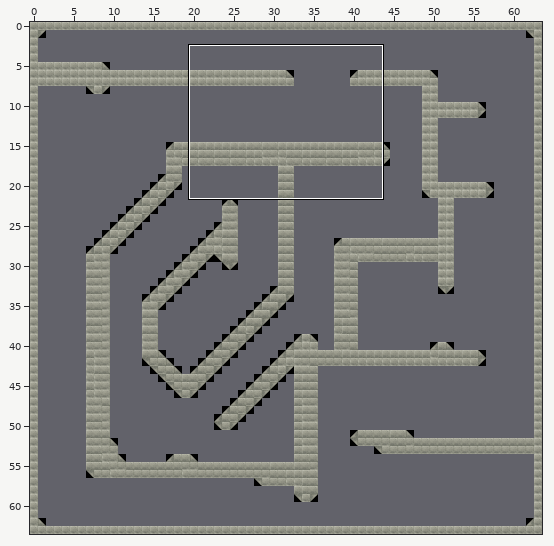
One commit to this Tiled map: GravityPoC/level1.tmx. Above: a wide view before the commit, with the close-up outlined.
Close-up. Old version:
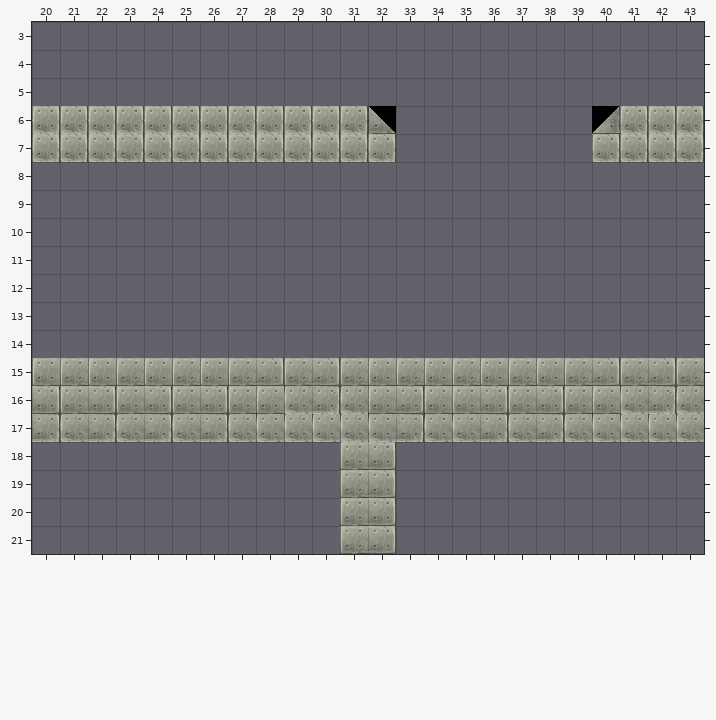
Cells are 32x32 px. Shown: x 20..43, y 3..21. The commit also changed other parts of the map, which this record leaves out. Tiles whose own drawing changed are shown in their newer look in all pictures.
The result:
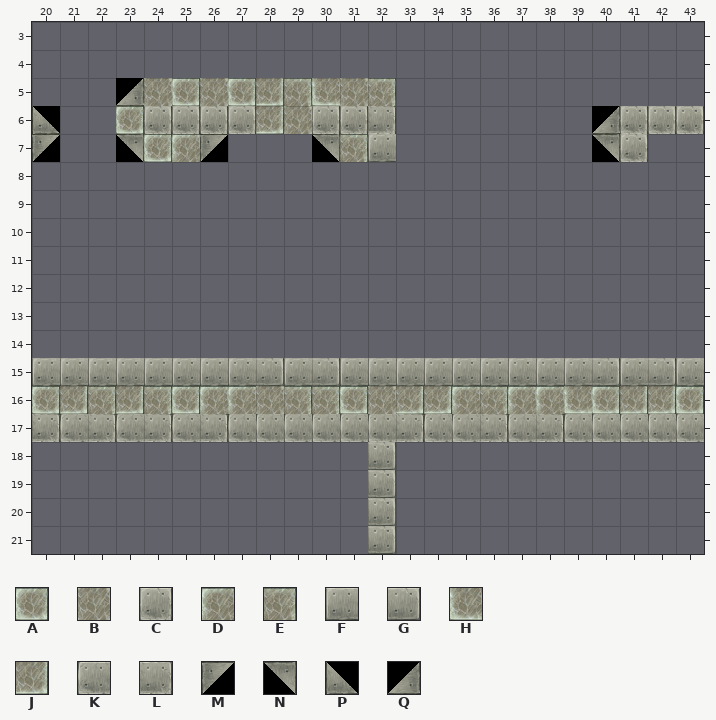
Key: from "tilesetA": A 90, B 91, C 92, D 106, E 107, F 108, G 109, H 122, J 123, K 124, L 125, M 130, N 131, P 146, Q 147.
_ is an empty cell.
Changes in this commit:
{"where": "layer \"Tile Layer 1\""}
{"y":5,"x":23,"old":"__________","new":"QBABAJEHBE"}
{"y":6,"x":20,"old":"CCCC","new":"P__A"}
{"y":6,"x":28,"old":"CC","new":"JB"}
{"y":6,"x":32,"old":"P","new":"L"}
{"y":7,"x":20,"old":"CCCCCCCCCCCCC","new":"M__NADM___NEF"}
{"y":7,"x":40,"old":"C","new":"N"}
{"y":7,"x":42,"old":"CC","new":"__"}
{"y":16,"x":20,"old":"GFGFGFGFFKLKFGFFGFGFFKLK","new":"AJEJEADDBEEABJJDEDDHAJJA"}
{"y":18,"x":31,"old":"F","new":"_"}
{"y":19,"x":31,"old":"F","new":"_"}
{"y":20,"x":31,"old":"F","new":"_"}
{"y":21,"x":31,"old":"F","new":"_"}
{"label":"changed","picture_box":[32,78,396,162]}
{"label":"changed","picture_box":[592,134,620,162]}
{"label":"removed","picture_box":[648,134,704,162]}
{"label":"changed","picture_box":[32,386,704,414]}
{"label":"removed","picture_box":[340,442,368,554]}
